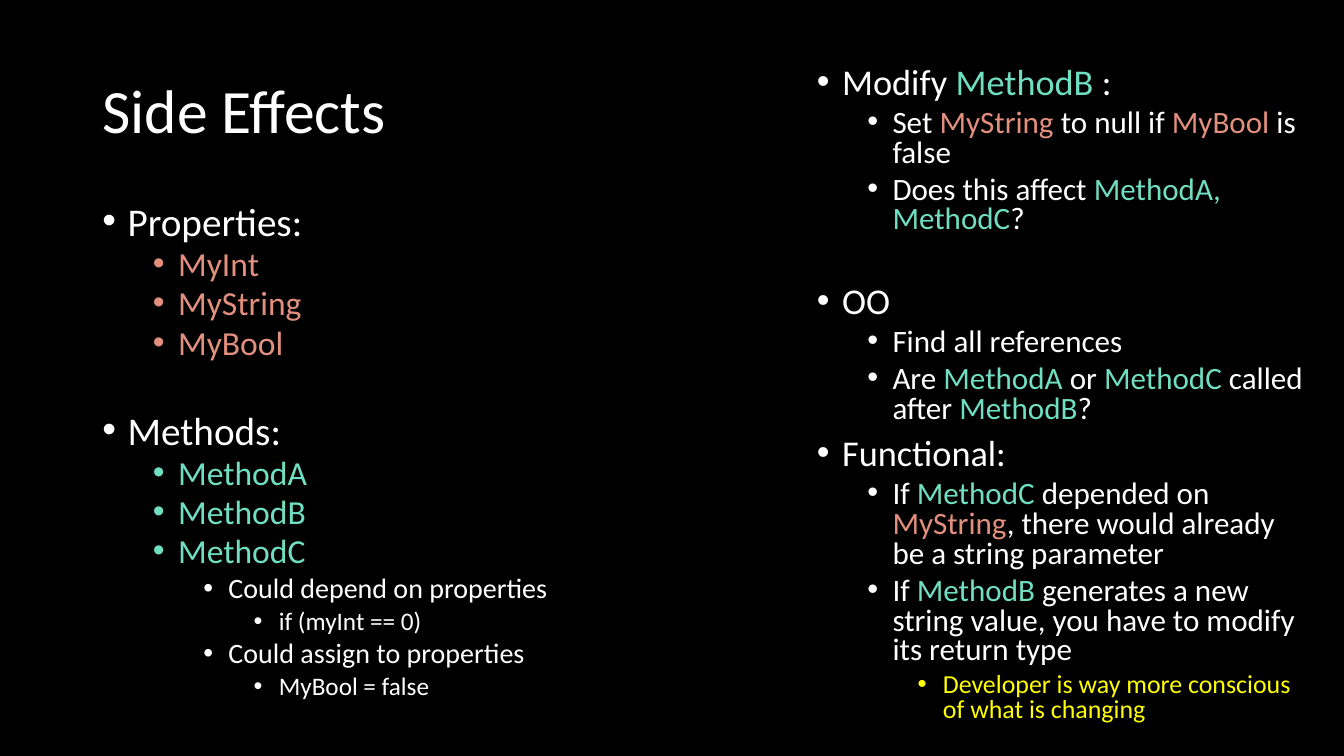
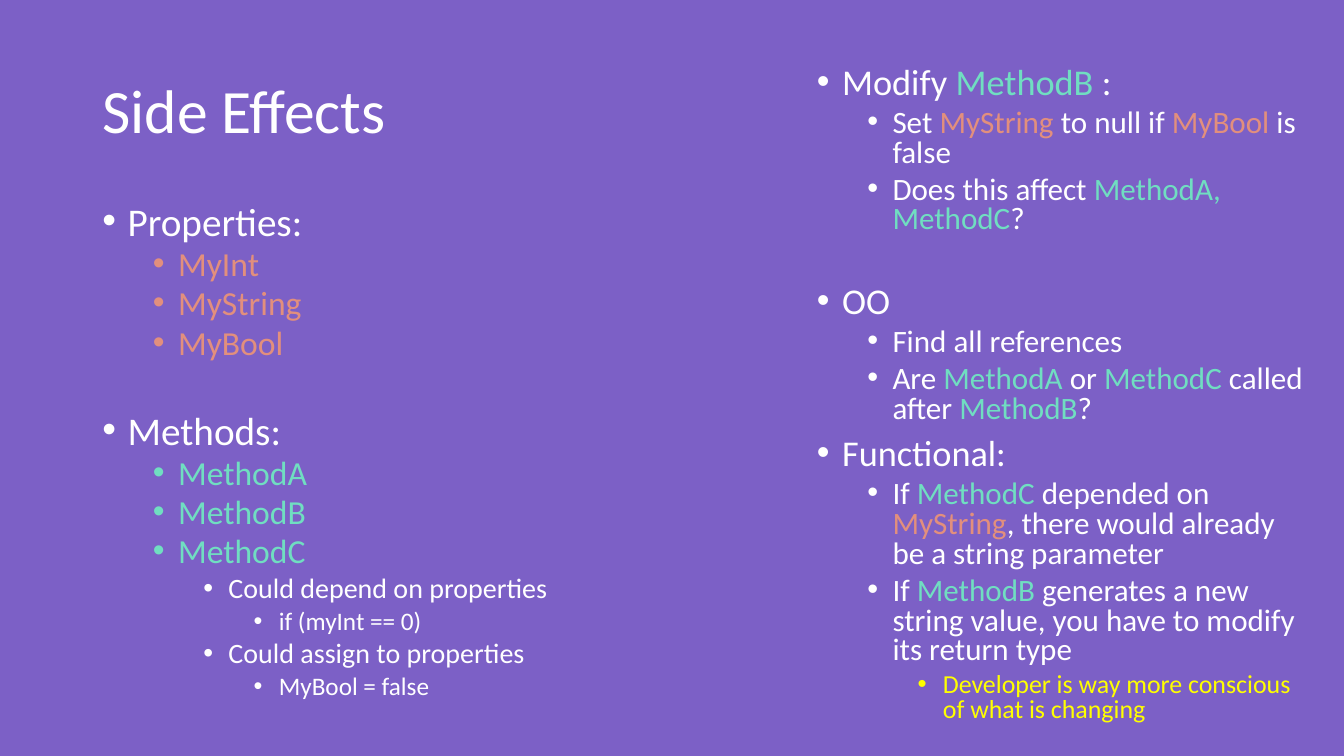
Before and after one commit to jaydpather/FSharpETLDemo, a slide deck: slide 16 of presentations/FSharpETLDemo.pptx (slide 4 before the commit). Drawn at 1344x756 pixels with LibreOffice and Linux fonts; fonts in the diff are those of the drawing. Boxes give left, top, right and bottom in pixels: in the first picture for what was removed or moved away, otherwise in the second. Text is boxed around its words. In the diff, an @@ line names an element or a change of style, - is before the commit and + after.

```diff
--- a/presentations/FSharpETLDemo.pptx
+++ b/presentations/FSharpETLDemo.pptx
@@ background #000000 to #7C60C6 @@
```
Also in this commit, not shown: 1 other slide changed, 4 slides added, 3 other files.
